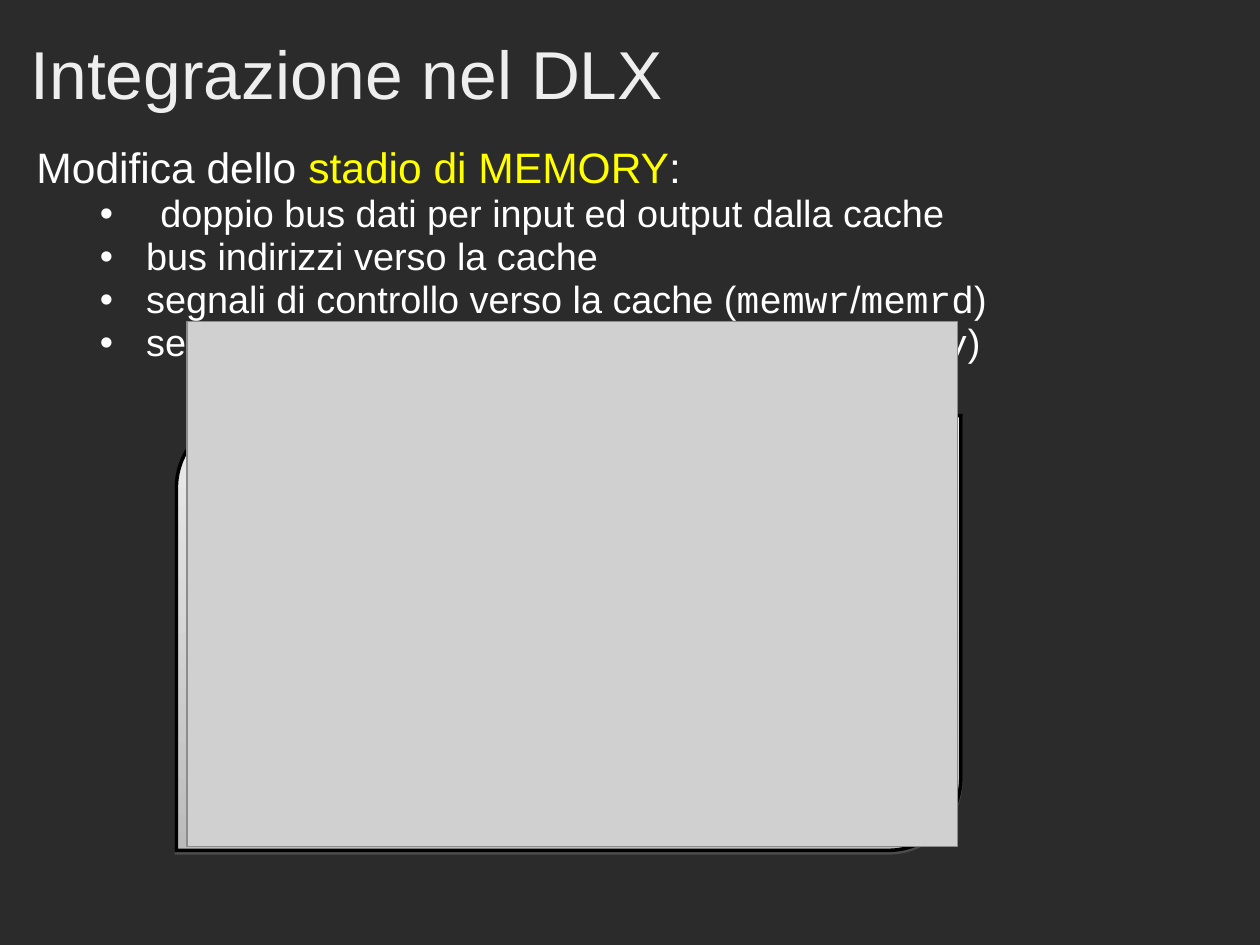
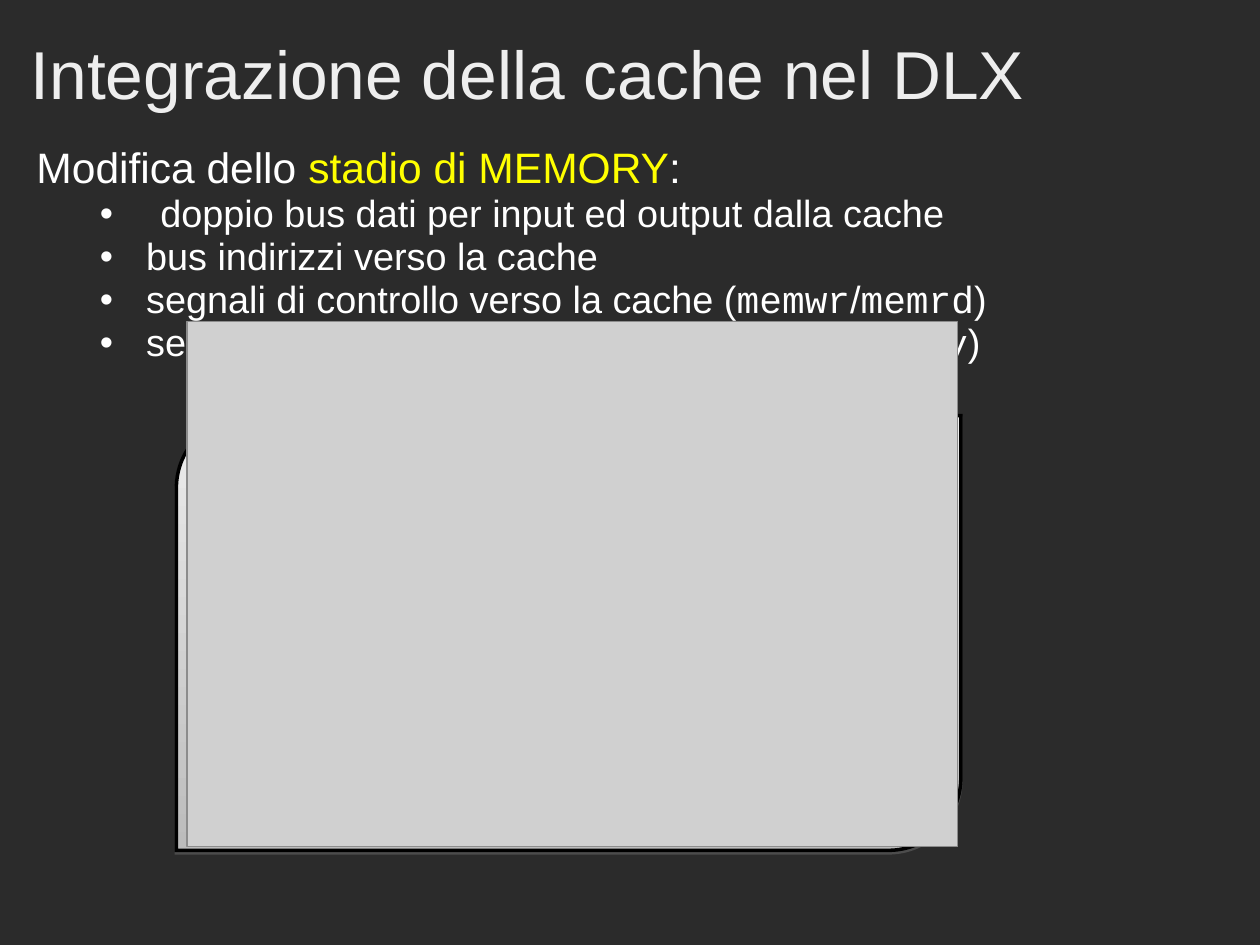
Before and after one commit to Muffo/dlxcache, a slide deck: slide 17 of Presentazione_Progetto_Cache.ppt. Drawn at 1260x945 pixels with LibreOffice and Linux fonts; fonts in the diff are those of the drawing; grey boxes stand for pictures; background and template pictures are left out; a plain dark background stands for a picture behind light text. Boxes give left, top, right and bottom in pixels: in the first picture for what was removed or moved away, otherwise in the second. Text is boxed around its words. In the diff, an @@ line names an element or a change of style, - is before the commit and + after.

```diff
--- a/Presentazione_Progetto_Cache.ppt
+++ b/Presentazione_Progetto_Cache.ppt
@@ title at (x1=31, y1=50, x2=1024, y2=112): text changed @@
-Integrazione nel DLX
+Integrazione della cache nel DLX
```
Also in this commit, not shown: 14 other slides changed, 6 other files.
